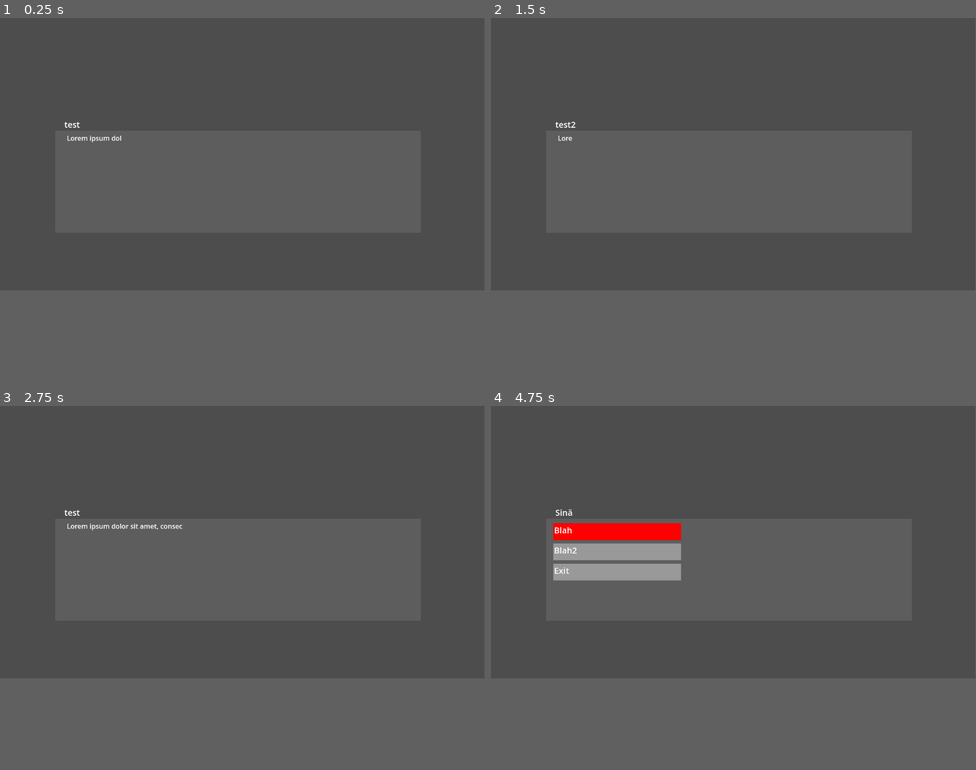
Above: before the commit, frames 1-4 (two rows, left to right).
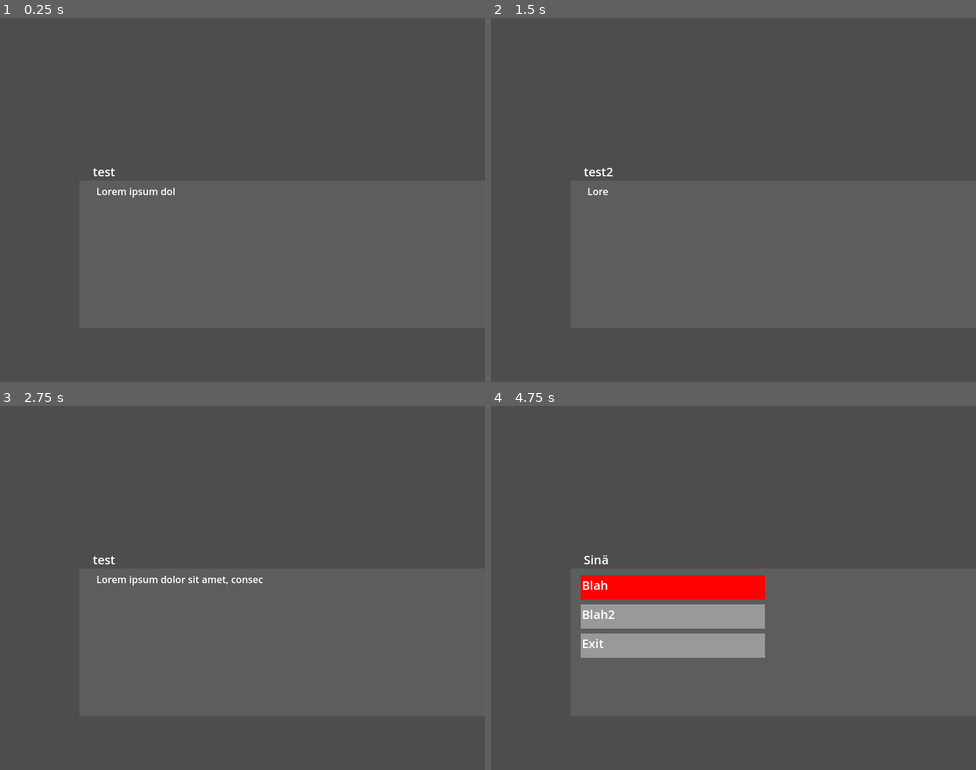
Above: after the commit, the same moments.

Repository: mirakardia/wanhojen-tanssit
Game: Godot game, scene res://dialog_test.tscn
The game is run twice, just before and just after one commit, with the same random seed, the same clock (stepped at 60 frames per second) and the same inputs.
Inputs (mouse positions are in pixels of both pictures, inside the frame that each line leads up to):
- Up to frame 1 (0.25 s): no input
- Up to frame 2 (1.5 s): tap Enter (ui_accept) at 0.5, 0.77, 1.25 s; move the mouse to (840, 141) at 0.52 s; click (840, 141) at 0.67 s; move the mouse to (636, 167) at 1.27 s; click (636, 167) at 1.42 s
- Up to frame 3 (2.75 s): tap Enter (ui_accept) at 1.52, 2 s; move the mouse to (291, 482) at 2.02 s; click (291, 482) at 2.17 s
- Up to frame 4 (4.75 s): tap Enter (ui_accept) at 2.75, 3.02, 3.5, 3.77, 4.25, 4.52 s; move the mouse to (709, 595) at 2.77 s; click (709, 595) at 2.92 s; move the mouse to (879, 584) at 3.52 s; click (879, 584) at 3.67 s; move the mouse to (588, 500) at 4.27 s; click (588, 500) at 4.42 s
The window is 799x449 before the commit and 800x600 after it. Grey fills any space a smaller window leaves; there, only what the larger window draws over its background counts as a difference.

The runs differ from the first frame. In frame 1, 0.3% of the frame differs, in the area x 13-36%, y 28-50%; in frame 2, 0.2%; in frame 3, 0.6%; in frame 4, 11%, in the area x 12-57%, y 28-70%.

Commit message:
Add player animations for testing

Diff:
--- a/project.godot
+++ b/project.godot
@@ -18,3 +18,40 @@
 [autoload]
 
 SoundManager="*res://scenes/sound_manager.tscn"
+[display]
+
+window/size/viewport_width=800
+window/size/viewport_height=600
+window/stretch/mode="viewport"
+
+[input]
+
+up={
+"deadzone": 0.5,
+"events": [Object(InputEventKey,"resource_local_to_scene":false,"resource_name":"","device":-1,"window_id":0,"alt_pressed":false,"shift_pressed":false,"ctrl_pressed":false,"meta_pressed":false,"pressed":false,"keycode":0,"physical_keycode":4194320,"key_label":0,"unicode":0,"location":0,"echo":false,"script":null)
+]
+}
+down={
+"deadzone": 0.5,
+"events": [Object(InputEventKey,"resource_local_to_scene":false,"resource_name":"","device":-1,"window_id":0,"alt_pressed":false,"shift_pressed":false,"ctrl_pressed":false,"meta_pressed":false,"pressed":false,"keycode":0,"physical_keycode":4194322,"key_label":0,"unicode":0,"location":0,"echo":false,"script":null)
+]
+}
+left={
+"deadzone": 0.5,
+"events": [Object(InputEventKey,"resource_local_to_scene":false,"resource_name":"","device":-1,"window_id":0,"alt_pressed":false,"shift_pressed":false,"ctrl_pressed":false,"meta_pressed":false,"pressed":false,"keycode":0,"physical_keycode":4194319,"key_label":0,"unicode":0,"location":0,"echo":false,"script":null)
+]
+}
+right={
+"deadzone": 0.5,
+"events": [Object(InputEventKey,"resource_local_to_scene":false,"resource_name":"","device":-1,"window_id":0,"alt_pressed":false,"shift_pressed":false,"ctrl_pressed":false,"meta_pressed":false,"pressed":false,"keycode":0,"physical_keycode":4194321,"key_label":0,"unicode":0,"location":0,"echo":false,"script":null)
+]
+}
+
+[layer_names]
+
+2d_physics/layer_1="Player"
+2d_physics/layer_2="Wall"
+
+[rendering]
+
+textures/canvas_textures/default_texture_filter=0
--- a/scenes/player/player.tscn
+++ b/scenes/player/player.tscn
@@ -1,14 +1,155 @@
-[gd_scene load_steps=2 format=3 uid="uid://cg16safufilmg"]
+[gd_scene load_steps=11 format=3 uid="uid://cg16safufilmg"]
 
-[sub_resource type="CircleShape2D" id="CircleShape2D_7lkr3"]
+[ext_resource type="Texture2D" uid="uid://cwcmfmoycmqtc" path="res://assets/sprites/player/overworld/player.png" id="1_bfej0"]
+
+[sub_resource type="CapsuleShape2D" id="CapsuleShape2D_7g3l5"]
+radius = 3.0
+height = 14.0
+
+[sub_resource type="Animation" id="Animation_n0t2f"]
+resource_name = "idle_down"
+length = 0.2
+loop_mode = 2
+tracks/0/type = "value"
+tracks/0/imported = false
+tracks/0/enabled = true
+tracks/0/path = NodePath("Sprite2D:frame")
+tracks/0/interp = 1
+tracks/0/loop_wrap = true
+tracks/0/keys = {
+"times": PackedFloat32Array(0, 0.1, 0.2),
+"transitions": PackedFloat32Array(1, 1, 1),
+"update": 1,
+"values": [0, 1, 2]
+}
+
+[sub_resource type="Animation" id="Animation_5xmye"]
+length = 0.001
+tracks/0/type = "value"
+tracks/0/imported = false
+tracks/0/enabled = true
+tracks/0/path = NodePath("Sprite2D:frame")
+tracks/0/interp = 1
+tracks/0/loop_wrap = true
+tracks/0/keys = {
+"times": PackedFloat32Array(0),
+"transitions": PackedFloat32Array(1),
+"update": 1,
+"values": [0]
+}
+
+[sub_resource type="Animation" id="Animation_52bmm"]
+resource_name = "idle_up"
+length = 0.2
+loop_mode = 2
+tracks/0/type = "value"
+tracks/0/imported = false
+tracks/0/enabled = true
+tracks/0/path = NodePath("Sprite2D:frame")
+tracks/0/interp = 1
+tracks/0/loop_wrap = true
+tracks/0/keys = {
+"times": PackedFloat32Array(0, 0.1, 0.2),
+"transitions": PackedFloat32Array(1, 1, 1),
+"update": 1,
+"values": [0, 1, 2]
+}
+
+[sub_resource type="Animation" id="Animation_2jytb"]
+resource_name = "idle_side"
+length = 0.2
+loop_mode = 2
+tracks/0/type = "value"
+tracks/0/imported = false
+tracks/0/enabled = true
+tracks/0/path = NodePath("Sprite2D:frame")
+tracks/0/interp = 1
+tracks/0/loop_wrap = true
+tracks/0/keys = {
+"times": PackedFloat32Array(0, 0.1, 0.2),
+"transitions": PackedFloat32Array(1, 1, 1),
+"update": 1,
+"values": [3, 4, 5]
+}
+
+[sub_resource type="Animation" id="Animation_uicl6"]
+resource_name = "walk_up"
+length = 0.3
+loop_mode = 2
+tracks/0/type = "value"
+tracks/0/imported = false
+tracks/0/enabled = true
+tracks/0/path = NodePath("Sprite2D:frame")
+tracks/0/interp = 1
+tracks/0/loop_wrap = true
+tracks/0/keys = {
+"times": PackedFloat32Array(0, 0.1, 0.2, 0.3),
+"transitions": PackedFloat32Array(1, 1, 1, 1),
+"update": 1,
+"values": [6, 7, 8, 9]
+}
+
+[sub_resource type="Animation" id="Animation_g5vak"]
+resource_name = "walk_down"
+length = 0.3
+loop_mode = 2
+tracks/0/type = "value"
+tracks/0/imported = false
+tracks/0/enabled = true
+tracks/0/path = NodePath("Sprite2D:frame")
+tracks/0/interp = 1
+tracks/0/loop_wrap = true
+tracks/0/keys = {
+"times": PackedFloat32Array(0, 0.1, 0.2, 0.3),
+"transitions": PackedFloat32Array(1, 1, 1, 1),
+"update": 1,
+"values": [6, 7, 8, 9]
+}
+
+[sub_resource type="Animation" id="Animation_ne55m"]
+resource_name = "walk_side"
+length = 0.3
+loop_mode = 2
+tracks/0/type = "value"
+tracks/0/imported = false
+tracks/0/enabled = true
+tracks/0/path = NodePath("Sprite2D:frame")
+tracks/0/interp = 1
+tracks/0/loop_wrap = true
+tracks/0/keys = {
+"times": PackedFloat32Array(0, 0.1, 0.2, 0.3),
+"transitions": PackedFloat32Array(1, 1, 1, 1),
+"update": 1,
+"values": [10, 11, 12, 13]
+}
+
+[sub_resource type="AnimationLibrary" id="AnimationLibrary_reev0"]
+_data = {
+"RESET": SubResource("Animation_5xmye"),
+"idle_down": SubResource("Animation_n0t2f"),
+"idle_side": SubResource("Animation_2jytb"),
+"idle_up": SubResource("Animation_52bmm"),
+"walk_down": SubResource("Animation_g5vak"),
+"walk_side": SubResource("Animation_ne55m"),
+"walk_up": SubResource("Animation_uicl6")
+}
 
 [node name="Player" type="CharacterBody2D"]
 
 [node name="Camera2D" type="Camera2D" parent="."]
+position_smoothing_enabled = true
 
 [node name="CollisionShape2D" type="CollisionShape2D" parent="."]
-shape = SubResource("CircleShape2D_7lkr3")
+rotation = 1.5708
+shape = SubResource("CapsuleShape2D_7g3l5")
 
 [node name="Sprite2D" type="Sprite2D" parent="."]
+position = Vector2(0, -16)
+texture = ExtResource("1_bfej0")
+hframes = 4
+vframes = 4
 
 [node name="AnimationPlayer" type="AnimationPlayer" parent="."]
+libraries = {
+"": SubResource("AnimationLibrary_reev0")
+}
--- a/scenes/TestRoom.tscn
+++ b/scenes/test_room.tscn
@@ -171,7 +171,7 @@
 physics_layer_0/collision_layer = 2
 sources/0 = SubResource("TileSetAtlasSource_lw2ke")
 
-[node name="Node2D" type="Node2D"]
+[node name="TestRoom" type="Node2D"]
 
 [node name="TileMapLayer" type="TileMapLayer" parent="."]
 z_index = -1
